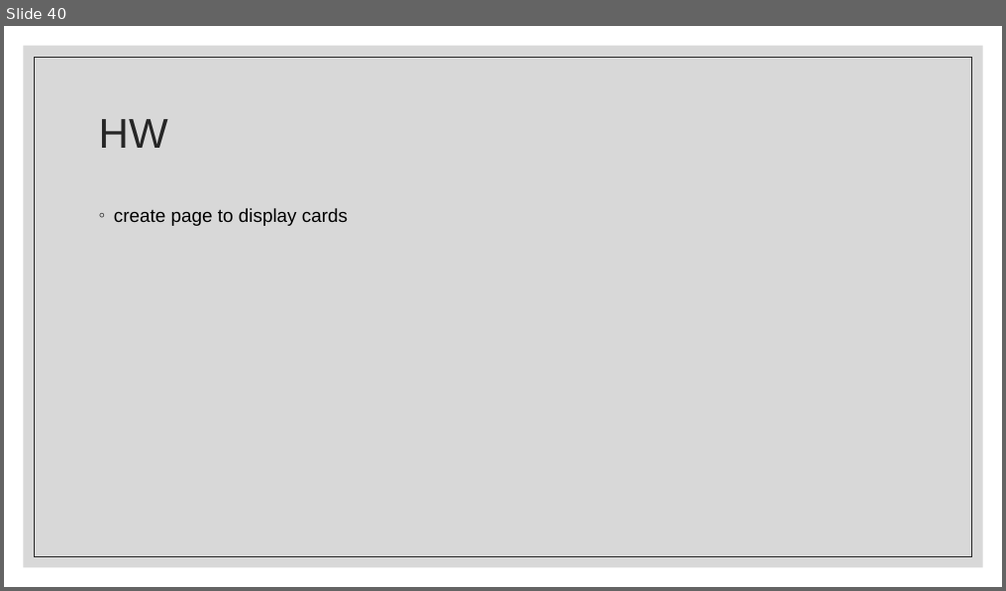
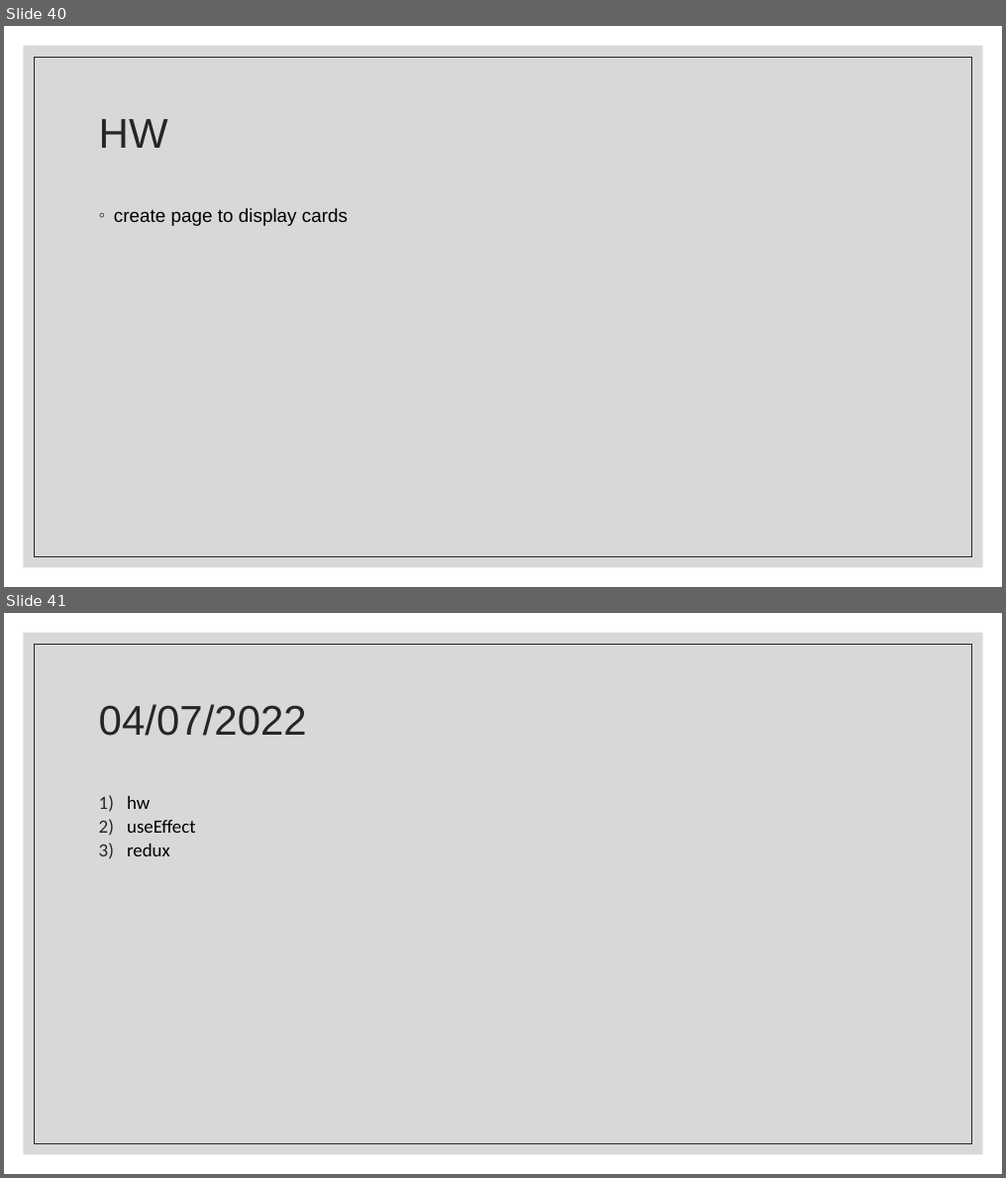
Before and after one commit to Rlss91/ht_W011121MR_morning_first-project, a slide deck: docs/React.pptx. Shown one above the other, each under a label of ours: slide 40 before the commit, slides 40 and 41 after it. The pictures are 1006x591 and 1006x1178 pixels, drawn with LibreOffice and Linux fonts; fonts in the diff are those of the drawing. Boxes give left, top, right and bottom in pixels: in the first picture for what was removed or moved away, otherwise in the second. Text is boxed around its words. In the diff, an @@ line names an element or a change of style, - is before the commit and + after.

```diff
--- a/docs/React.pptx
+++ b/docs/React.pptx
@@ slide 41 added at (4, 613, 1002, 1174), background #FFFFFF; not listed: 2 template elements that a slide beside it also shows @@
@@ title added at (99, 704, 307, 736), 40 pt, text #262626 @@
+04/07/2022
@@ text added at (127, 796, 196, 857), 18 pt, text #000000 @@
+1) hw
+2) useEffect
+3) redux
```
Also in this commit, not shown: 2 other files.
